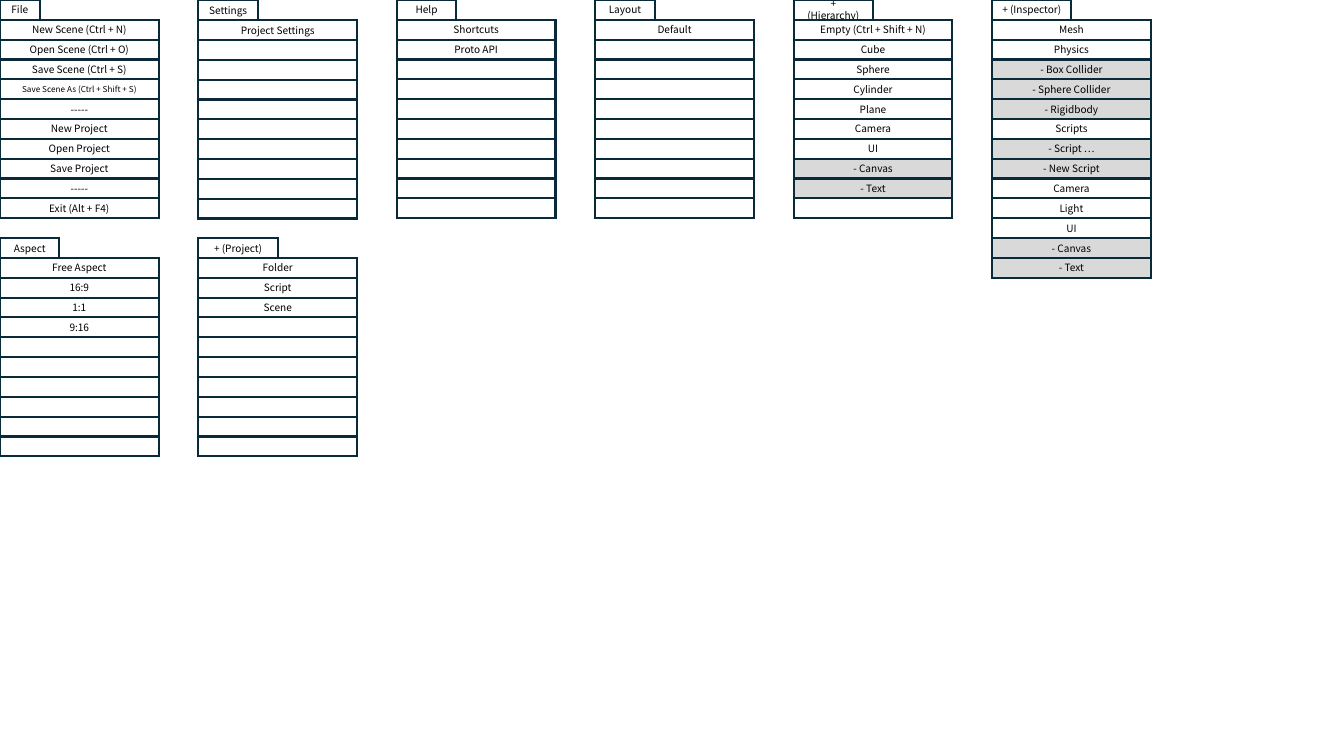
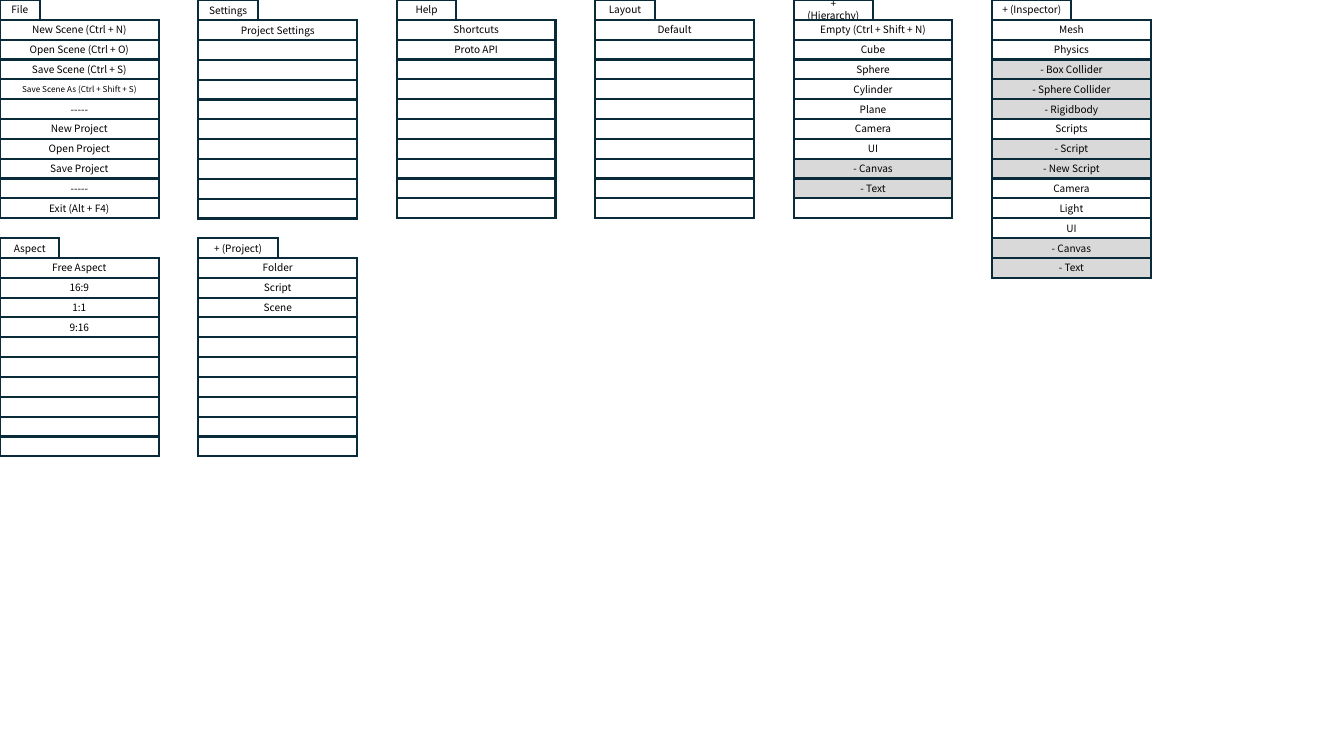
Before and after one commit to Y0ngjun/Proto, a slide deck: slide 2 of Proto/Layout/layout.pptx. Drawn at 1344x756 pixels with LibreOffice and Linux fonts; fonts in the diff are those of the drawing. Boxes give left, top, right and bottom in pixels: in the first picture for what was removed or moved away, otherwise in the second. Text is boxed around its words. In the diff, an @@ line names an element or a change of style, - is before the commit and + after.

```diff
--- a/Proto/Layout/layout.pptx
+++ b/Proto/Layout/layout.pptx
@@ text in rectangle at bbox=[1060, 144, 1088, 155]: text changed @@
-- Script …
+- Script
```
Also in this commit, not shown: 25 other files.
